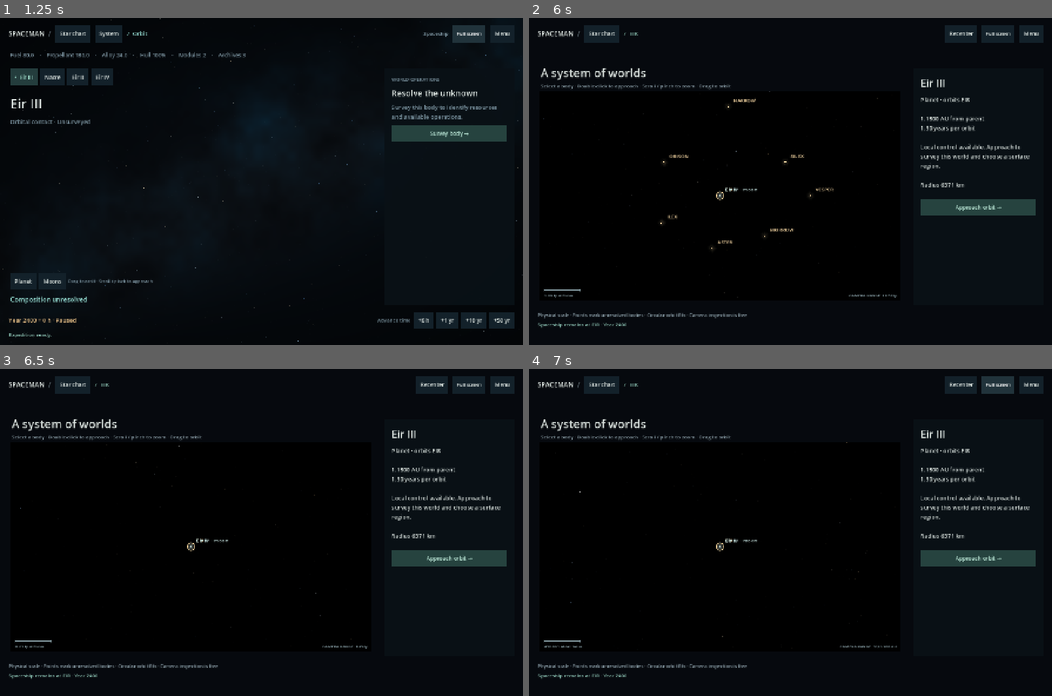
Above: before the commit, frames 1-4 (two rows, left to right).
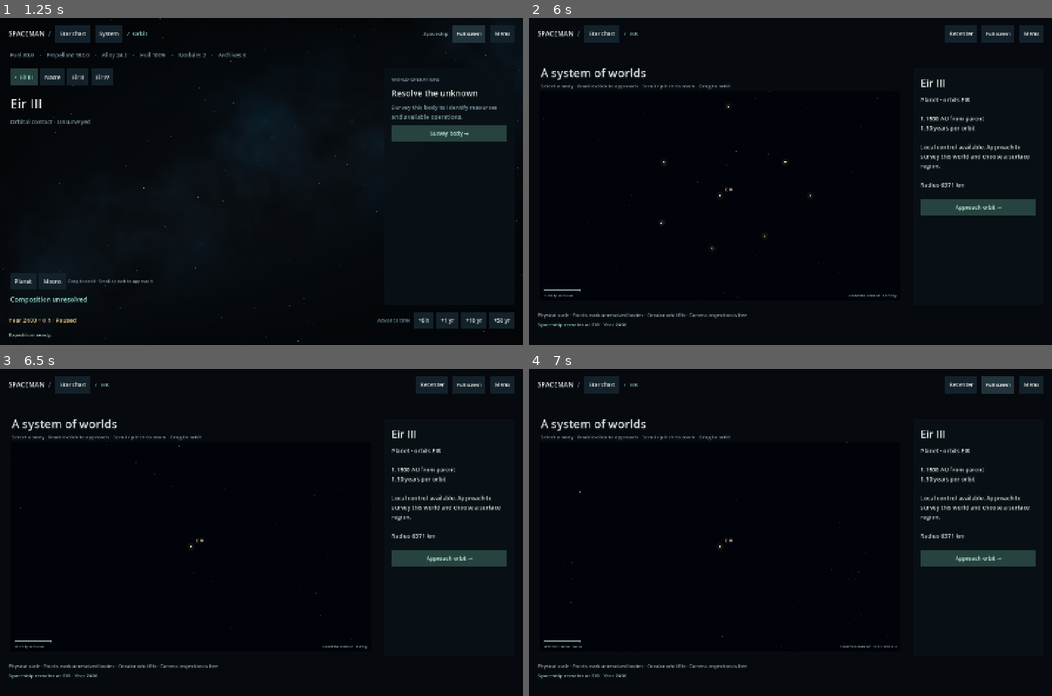
Above: after the commit, the same moments.

Repository: ulfur/spaceman
Game: Godot game, scene res://scenes/main.tscn
Two runs of this game, one before a commit and one after it. Both use one fixed random seed, a clock stepped at 60 frames per second and the inputs below.
Inputs (mouse positions are in pixels of both pictures, inside the frame that each line leads up to):
- Up to frame 1 (1.25 s): click "Full screen" at 0.5 s
- Up to frame 2 (6 s): click "Star chart" at 1.25 s; click "Full screen" at 2 s; click "Galaxy" at 2.75 s; click "Windowed" at 3.5 s; click "Spaceship" at 4.25 s; tap A at 5 s; drag from (790, 181) to (842, 109) at 5.02 s; click "EIR orbit →" at 5.75 s
- Up to frame 3 (6.5 s): no input
- Up to frame 4 (7 s): click "Full screen" at 6.5 s

Frame 1 is identical in both runs. In frame 2, 0.3% of the frame differs, in the area x 26-59%, y 24-69%; in frame 3, less than 0.1%; in frame 4, less than 0.1%.
Error before the commit: Invalid access to property or key 'root' on a base object of type 'null instance'. (res://scripts/display_controls.gd:26)
Error after the commit: Invalid access to property or key 'root' on a base object of type 'null instance'. (res://scripts/display_controls.gd:32)

Commit message:
Bound the physical camera projection, verify native fullscreen and document model limits

Diff:
--- a/scripts/celestial_overlay.gd
+++ b/scripts/celestial_overlay.gd
@@ -7,6 +7,7 @@
 	if universe == null or not universe.active: return
 	var frame: Rect2 = universe.frame
 	var font := ThemeDB.fallback_font
+	var labels: Array[Rect2] = []
 	if universe.mode == "chart": return
 	if universe.show_guides:
 		for body in universe.session.expedition.scenario.bodies:
@@ -34,6 +35,7 @@
 			if body.system != universe.reference: continue
 			var fit := Mechanics.orbit(universe.session, id)
 			if body.kind == "moon" and universe.points.has(fit.parent) and point.distance_to(universe.points[fit.parent].point) < 20: continue
+			if body.kind != "moon" and universe.points.has(body.system) and point.distance_to(universe.points[body.system].point) < 18: continue
 			for child in universe.session.expedition.scenario.bodies:
 				if child.kind == "moon" and child.system == body.system and Mechanics.orbit(universe.session, child.id).parent == id and universe.points.has(child.id) and point.distance_to(universe.points[child.id].point) < 20: title += "  · moon"
 		var radius: float = universe.points[id].radius
@@ -41,9 +43,18 @@
 			for ring in range(4, 0, -1): draw_circle(point, ring * 3, Color(color, 0.018 * (5 - ring)))
 			draw_circle(point, 2.0, color)
 		if not universe.show_guides: continue
+		if stellar and id != universe.reference: continue
 		if radius < 30:
 			var offset := Vector2(14, -12)
-			if point.x > frame.end.x - 120: offset.x = -font.get_string_size(title, HORIZONTAL_ALIGNMENT_LEFT, -1, 14).x - 14
+			var extent := font.get_string_size(title, HORIZONTAL_ALIGNMENT_LEFT, -1, 14)
+			if point.x > frame.end.x - 120: offset.x = -extent.x - 14
+			for attempt in range(4):
+				var label_rect := Rect2(point + offset - Vector2(0, 14), Vector2(extent.x + 8, 20))
+				var overlaps := false
+				for occupied in labels:
+					if occupied.intersects(label_rect): overlaps = true
+				if not overlaps: labels.append(label_rect); break
+				offset.y += 22
 			draw_string(font, point + offset, title, HORIZONTAL_ALIGNMENT_LEFT, -1, 14, color)
 			if id == universe.selected: draw_arc(point, maxf(radius + 8.0, 10.0), 0, TAU, 48, Color("eaca92"), 1, true)
 	var ruler := frame.position + Vector2(14, frame.size.y - 26)
--- a/scripts/display_controls.gd
+++ b/scripts/display_controls.gd
@@ -1,8 +1,14 @@
 extends Node
 ## One native-window controller for all HUDs, including modal menus.
-signal mode_changed
 var previous_mode := Window.MODE_WINDOWED
 var changing := false
+
+func _ready() -> void:
+	get_tree().root.size_changed.connect(refresh_buttons)
+
+func refresh_buttons() -> void:
+	for control in get_tree().get_nodes_in_group("FullscreenButtons"):
+		control.text = "Windowed" if fullscreen() else "Full screen"
 
 static func shared(owner: Node) -> Node:
 	var root := owner.get_tree().root
@@ -45,7 +51,7 @@
 	# Cocoa's transition is asynchronous; read the resulting native mode.
 	await get_tree().create_timer(0.8).timeout
 	changing = false
-	mode_changed.emit()
+	refresh_buttons()
 	if fullscreen() != entering and DisplayServer.get_name() != "headless":
 		explain("The window manager did not accept full screen. If you are running inside Godot, stop the game and disable Embed Game on Play, then run in its own window. On a Mac you can also use the green window control.")
 
@@ -68,7 +74,5 @@
 	control.tooltip_text = "Full screen / windowed · Control–Command–F · Option/Alt–Return · F11"
 	control.pressed.connect(toggle)
 	row.add_child(control)
-	mode_changed.connect(func():
-		if is_instance_valid(control): control.text = "Windowed" if fullscreen() else "Full screen"
-	)
+	control.add_to_group("FullscreenButtons")
 	control.text = "Windowed" if fullscreen() else "Full screen"
--- a/scripts/universe.gd
+++ b/scripts/universe.gd
@@ -50,7 +50,9 @@
 	viewport.msaa_3d = Viewport.MSAA_2X
 	container.add_child(viewport)
 	world = Node3D.new(); viewport.add_child(world)
-	camera = Camera3D.new(); camera.fov = 45; camera.near = 0.01; camera.far = 10000000.0
+	# The normalization holds the focus 1000 units away. A bounded clip ratio
+	# keeps the Compatibility culling projection non-degenerate at every scale.
+	camera = Camera3D.new(); camera.fov = 45; camera.near = 1.0; camera.far = 100000.0
 	world.add_child(camera); camera.current = true
 	var environment := WorldEnvironment.new()
 	var env := Environment.new()
--- a/shaders/celestial_sky.gdshader
+++ b/shaders/celestial_sky.gdshader
@@ -7,5 +7,5 @@
 	float candidate = step(0.993, hash(floor(cell)));
 	float spot = exp(-length(fract(cell) - 0.5) * 14.0) * candidate;
 	vec3 color = mix(vec3(0.5, 0.64, 0.8), vec3(1.0, 0.82, 0.57), hash(floor(cell) + 7.0));
-	COLOR = vec3(0.002, 0.004, 0.008) + color * spot * 3.0;
+	COLOR = vec3(0.025, 0.037, 0.055) + color * spot * 3.0;
 }
--- a/tests/test_display_ui.gd
+++ b/tests/test_display_ui.gd
@@ -12,12 +12,17 @@
 	session.reset(); session.initialized = true
 	session.command("survey", "eir_iii")
 	for view in ["main", "system", "regions", "surface", "prospects", "testbeds"]:
+		print("Display check begins: ", view)
 		if view == "testbeds":
 			session.command("travel", "prospect_0")
 			session.observe("prospect_0", "probe")
 			session.surface_body = "prospect_0_b"
 		var game: Control = load("res://scenes/" + view + ".tscn").instantiate()
 		root.add_child(game); current_scene = game
+		# Hosted Macs expose Apple's CPU renderer. This gate tests native window
+		# state and HUD hit-testing; Linux walkthroughs render the full 3D frames.
+		if OS.get_name() == "macOS":
+			for control in root.find_children("*", "SubViewportContainer", true, false): control.stretch_shrink = 8
 		await process_frame
 		check(await Driver.click(self, game, "Fullscreen"), "Visible fullscreen control on " + view)
 		await create_timer(1.6).timeout
--- a/tests/test_navigation_ui.gd
+++ b/tests/test_navigation_ui.gd
@@ -71,6 +71,8 @@
 	check(game.name == "Regions", "Planet approach exposes geographic selection")
 	check(universe.meshes.eir_iii.get_instance_id() == body_instance and universe.meshes.eir_iii.transform.is_equal_approx(pose), "Region overlay retains the planet without a replacement or rotation reset")
 	check(universe.direction.is_equal_approx(camera_pose), "Region overlay preserves the inspection camera")
+	await click("LocateRegion")
+	while universe.moving(): await process_frame
 	var region := Vector2i(48, 15)
 	var projected: Vector3 = game.globe.project(region)
 	Driver.point(root, game.globe.get_global_transform_with_canvas() * Vector2(projected.x, projected.y))
Not shown, changed: .github/workflows/ci.yml
Not shown, changed: README.md
Not shown, changed: docs/interface.md
Not shown, added: docs/physical-space.md
Not shown, changed: docs/roadmap.md
Not shown, changed: docs/spatial-expedition.md
